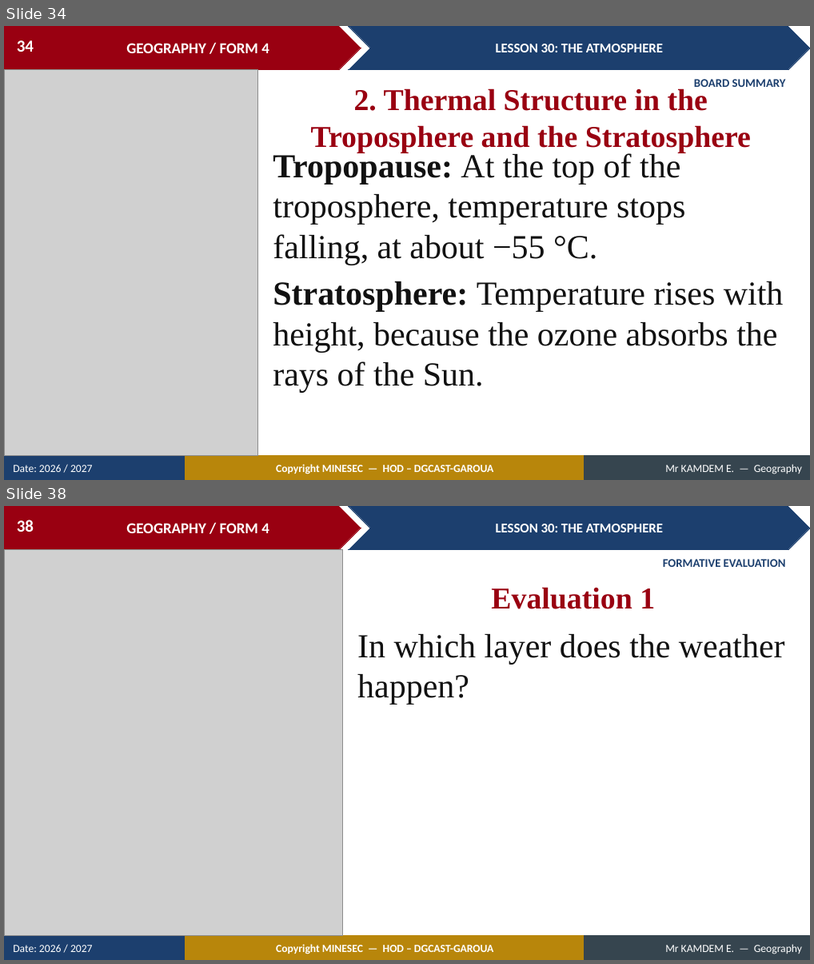
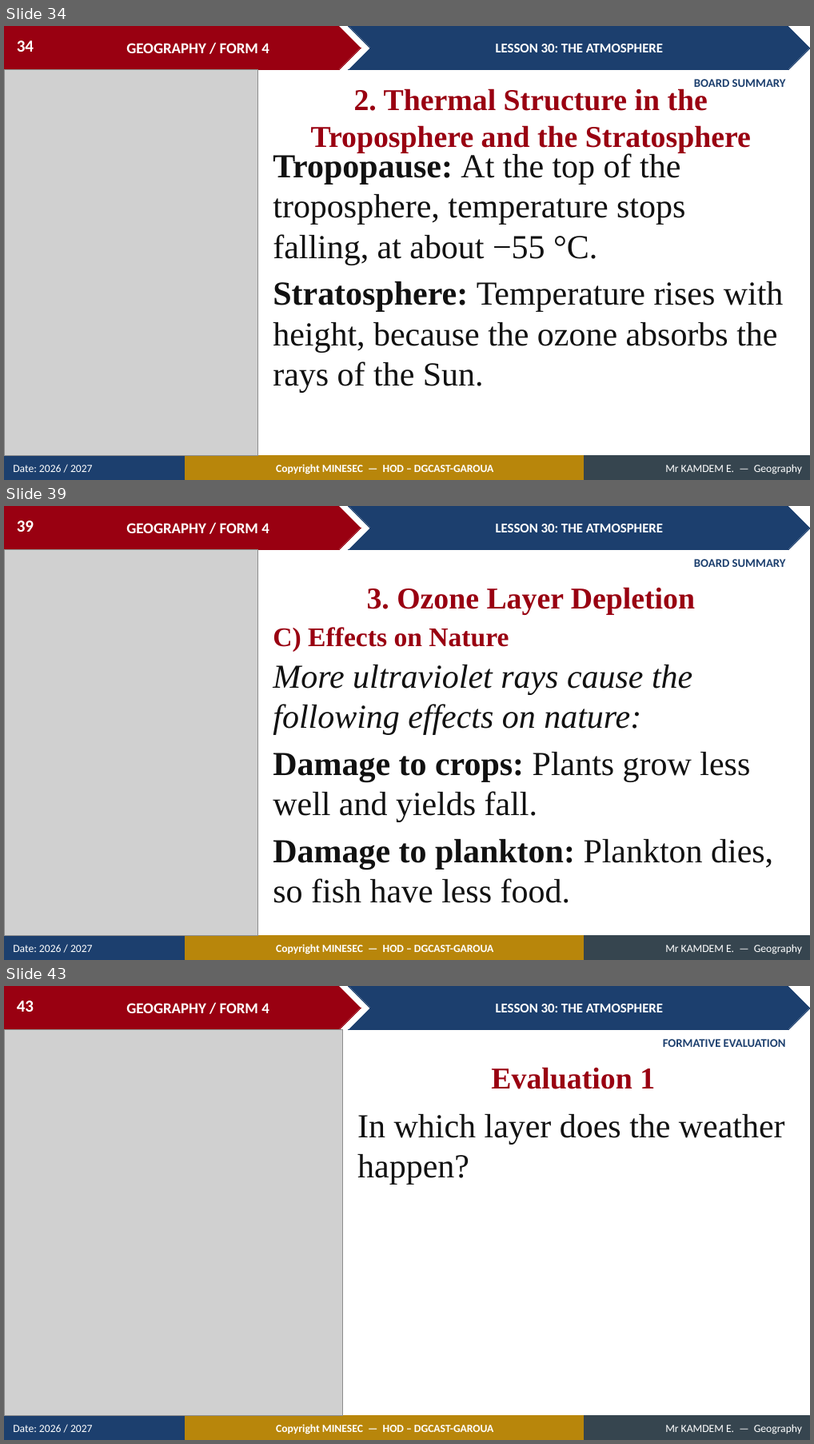
Before and after one commit to Berthautk/linea-github, a slide deck: lecons/F3/34_FORM4_LESSON30_The_Atmosphere.pptx. Shown one above the other, each under a label of ours: slides 34 and 38 before the commit, slides 34, 39 and 43 after it; the slides between them are not shown. The pictures are 814x964 and 814x1444 pixels, drawn with LibreOffice and Linux fonts; fonts in the diff are those of the drawing; grey boxes stand for pictures. Boxes give left, top, right and bottom in pixels: in the first picture for what was removed or moved away, otherwise in the second. Text is boxed around its words. In the diff, an @@ line names an element or a change of style, - is before the commit and + after.

```diff
--- a/lecons/F3/34_FORM4_LESSON30_The_Atmosphere.pptx
+++ b/lecons/F3/34_FORM4_LESSON30_The_Atmosphere.pptx
@@ slide 39 added at (4,506,810,960), background #FFFFFF; not listed: 9 template elements that a slide beside it also shows @@
@@ page number added at (17,520,34,532), 20 pt, text #FFFFFF, bold @@
+39
@@ picture added at (4,549,258,936) @@
@@ text added at (694,559,786,567), 14 pt, text #1C3F6E, bold @@
+BOARD SUMMARY
@@ text added at (367,587,695,615), 36 pt, text #990011, bold @@
+3. Ozone Layer Depletion
@@ text added at (273,627,509,652), 32 pt, text #990011, bold @@
+C) Effects on Nature
@@ text added at (273,664,774,903), 40 pt, text #111111 @@
+More ultraviolet rays cause the following effects on nature:
+Damage to crops: Plants grow less well and yields fall.
+Damage to plankton: Plankton dies, so fish have less food.
@@ what was slide 38 is now slide 43 @@
@@ page number at (17,1000,34,1012): text changed @@
-38
+43
```
Also in this commit, not shown: 4 slides changed, 4 other slides added, 3 other files.
